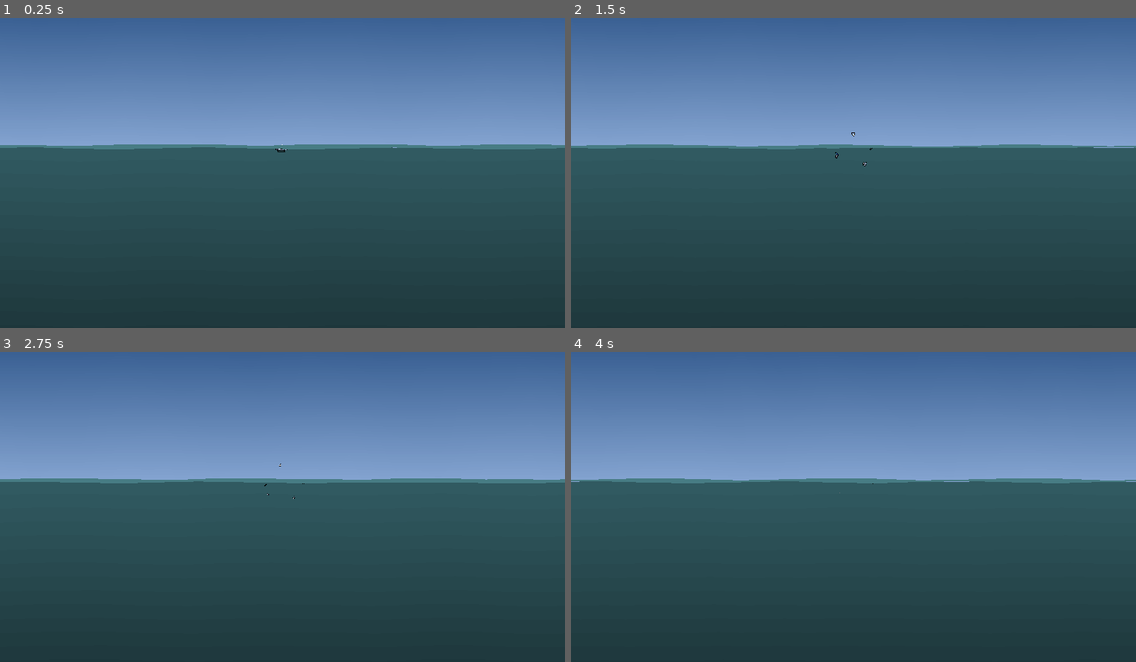
Above: before the commit, frames 1-4 (two rows, left to right).
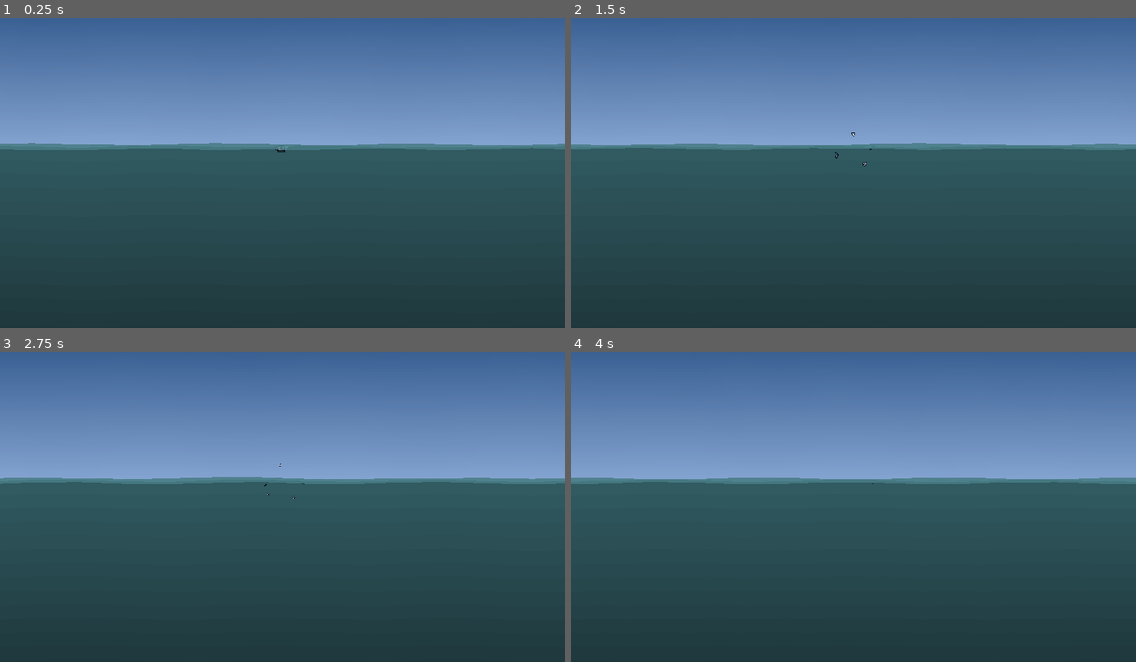
Above: after the commit, the same moments.

Repository: anomolyte/titanic_tourer
Game: Godot game, scene res://scenes/game.tscn
The game is run twice, just before and just after one commit, with the same random seed, the same clock (stepped at 60 frames per second) and the same inputs.
Inputs:
- Up to frame 1 (0.25 s): no input
- Up to frame 2 (1.5 s): hold D (move_right) 0.53-1.28 s; tap Space (pop) at 0.6, 1.35 s; hold S (move_down) from 1.28 s (still down)
- Up to frame 3 (2.75 s): release S (move_down) at 2.03 s; hold D (move_right) from 2.03 s (still down); tap Space (pop) at 2.1 s
- Up to frame 4 (4 s): release D (move_right) at 2.78 s; hold W (move_up) 2.78-3.53 s; tap Space (pop) at 2.85, 3.6 s; hold A (move_left) from 3.53 s (still down)

The runs differ from the first frame. In frame 1, 0.6% of the frame differs, in the area x 0-100%, y 40-43%; in frame 2, 0.7%; in frame 3, 0.5%; in frame 4, 0.8%.

Commit message:
disable bubbles near surface and poor attempt at ambient sounds
needs reworking into sound manager

Diff:
--- a/debris/debris.tscn
+++ b/debris/debris.tscn
@@ -2,6 +2,21 @@
 
 [ext_resource type="Texture2D" uid="uid://csuoglo5enrgk" path="res://player/titan_sub_debris.png" id="1_7ev5h"]
 [ext_resource type="Script" path="res://debris/debris.gd" id="2_4lhw6"]
+
+[sub_resource type="Animation" id="Animation_iwn1y"]
+length = 0.001
+tracks/0/type = "value"
+tracks/0/imported = false
+tracks/0/enabled = true
+tracks/0/path = NodePath(".:scale")
+tracks/0/interp = 1
+tracks/0/loop_wrap = true
+tracks/0/keys = {
+"times": PackedFloat32Array(0),
+"transitions": PackedFloat32Array(1),
+"update": 0,
+"values": [Vector2(1, 1)]
+}
 
 [sub_resource type="Animation" id="Animation_m67bo"]
 resource_name = "shrink"
@@ -17,21 +32,6 @@
 "transitions": PackedFloat32Array(1, 1),
 "update": 0,
 "values": [Vector2(1, 1), Vector2(1e-05, 1e-05)]
-}
-
-[sub_resource type="Animation" id="Animation_iwn1y"]
-length = 0.001
-tracks/0/type = "value"
-tracks/0/imported = false
-tracks/0/enabled = true
-tracks/0/path = NodePath(".:scale")
-tracks/0/interp = 1
-tracks/0/loop_wrap = true
-tracks/0/keys = {
-"times": PackedFloat32Array(0),
-"transitions": PackedFloat32Array(1),
-"update": 0,
-"values": [Vector2(1, 1)]
 }
 
 [sub_resource type="AnimationLibrary" id="AnimationLibrary_ibemq"]
--- a/player/player.gd
+++ b/player/player.gd
@@ -1,12 +1,14 @@
 extends Area2D
 
 @onready var sprite = $Sprite2D
+@onready var bubbles = $GPUParticles2D
+@onready var audio_stream_player = $AudioStreamPlayer
 
 const ACCELERATION = 40
 const ROTATION_STRENGTH = 15
 
 const MAX_PLAYER_HEIGHT = 1700
-const MIN_PLAYER_HEIGHT = 235
+const MIN_PLAYER_HEIGHT = 230
 const MAX_PLAYER_WIDTH = 946
 const MIN_PLAYER_WIDTH = 13
 
@@ -14,12 +16,19 @@
 const DEBRIS_COUNT = 5
 
 const DeathSound = preload("res://audio/underwater_thud_fx.wav")
+const SubmergedSound = preload("res://audio/underwater_fx.wav")
+const SurfacedSound = preload("res://audio/baltic_sea_waves.ogg")
 
 var velocity = Vector2(0,0)
+var is_surfaced = true
+
+
+
 
 
 func _process(delta):
 	face_input_direction()
+	check_if_surfaced()
 
 func _physics_process(delta):
 
@@ -31,6 +40,7 @@
 	global_position.x = clamp(global_position.x, MIN_PLAYER_WIDTH, MAX_PLAYER_WIDTH)
 
 	GameEvent.emit_signal("camera_follow_player", global_position.y)
+
 
 
 
@@ -79,6 +89,15 @@
 		get_tree().current_scene.add_child(debris_instance)
 		debris_instance.global_position = global_position
 
+func check_if_surfaced():
+	if global_position.y < MIN_PLAYER_HEIGHT + 5 && is_surfaced:
+		bubbles.emitting = false
+		audio_stream_player.stream = SurfacedSound
+		is_surfaced = true
+	else:
+		bubbles.emitting = true
+		audio_stream_player.stream = SubmergedSound
+		is_surfaced = false
 
 func death():
 	SoundManager.play_sound(DeathSound)
--- a/player/player.tscn
+++ b/player/player.tscn
@@ -1,7 +1,8 @@
-[gd_scene load_steps=5 format=3 uid="uid://dex42s4rxu2ob"]
+[gd_scene load_steps=6 format=3 uid="uid://dex42s4rxu2ob"]
 
 [ext_resource type="Texture2D" uid="uid://cbj8rgoy1s3ot" path="res://player/titan_sub.png" id="1_jbgqd"]
 [ext_resource type="Script" path="res://player/player.gd" id="1_p7vmu"]
+[ext_resource type="AudioStream" uid="uid://bn2sogbdytxmh" path="res://audio/underwater_fx.wav" id="3_meko5"]
 
 [sub_resource type="RectangleShape2D" id="RectangleShape2D_pgef2"]
 size = Vector2(21, 6)
@@ -32,3 +33,8 @@
 process_material = SubResource("ParticleProcessMaterial_xfe50")
 explosiveness = 0.33
 randomness = 0.83
+
+[node name="AudioStreamPlayer" type="AudioStreamPlayer" parent="."]
+stream = ExtResource("3_meko5")
+volume_db = -10.0
+autoplay = true
--- a/scenes/game.tscn
+++ b/scenes/game.tscn
@@ -1,10 +1,9 @@
-[gd_scene load_steps=14 format=3 uid="uid://cmd07mrnl05kp"]
+[gd_scene load_steps=13 format=3 uid="uid://cmd07mrnl05kp"]
 
 [ext_resource type="PackedScene" uid="uid://dex42s4rxu2ob" path="res://player/player.tscn" id="1_bdfjf"]
 [ext_resource type="Script" path="res://scenes/game/camera.gd" id="1_wvq00"]
 [ext_resource type="Shader" path="res://scenes/environment/water_shader.gdshader" id="2_xfp7b"]
 [ext_resource type="Texture2D" uid="uid://83umcs14t1y7" path="res://scenes/environment/shipwreck_ground/titanic_wreck.png" id="4_lng1w"]
-[ext_resource type="AudioStream" uid="uid://bn2sogbdytxmh" path="res://audio/underwater_fx.wav" id="5_yd5qu"]
 
 [sub_resource type="ShaderMaterial" id="ShaderMaterial_2kl2y"]
 shader = ExtResource("2_xfp7b")
@@ -25,7 +24,7 @@
 fill_to = Vector2(0, 1)
 
 [sub_resource type="QuadMesh" id="QuadMesh_dfnhm"]
-size = Vector2(1000, 5)
+size = Vector2(1000, 8)
 subdivide_width = 12
 subdivide_depth = 2
 
@@ -61,7 +60,7 @@
 texture = SubResource("GradientTexture2D_40o7d")
 
 [node name="ocean surface" type="MeshInstance2D" parent="Environment"]
-modulate = Color(0.278431, 0.486275, 0.517647, 1)
+modulate = Color(0.278431, 0.486275, 0.517647, 0.862745)
 z_index = 5
 material = SubResource("ShaderMaterial_2kl2y")
 position = Vector2(480, 232)
@@ -79,8 +78,3 @@
 modulate = Color(0.407843, 0.407843, 0.407843, 1)
 position = Vector2(480, 1642)
 texture = ExtResource("4_lng1w")
-
-[node name="AudioStreamPlayer" type="AudioStreamPlayer" parent="."]
-stream = ExtResource("5_yd5qu")
-volume_db = -10.0
-autoplay = true
Not shown, added: audio/baltic_sea_waves.ogg.import
Not shown, added: audio/baltic_sea_waves.ogg
